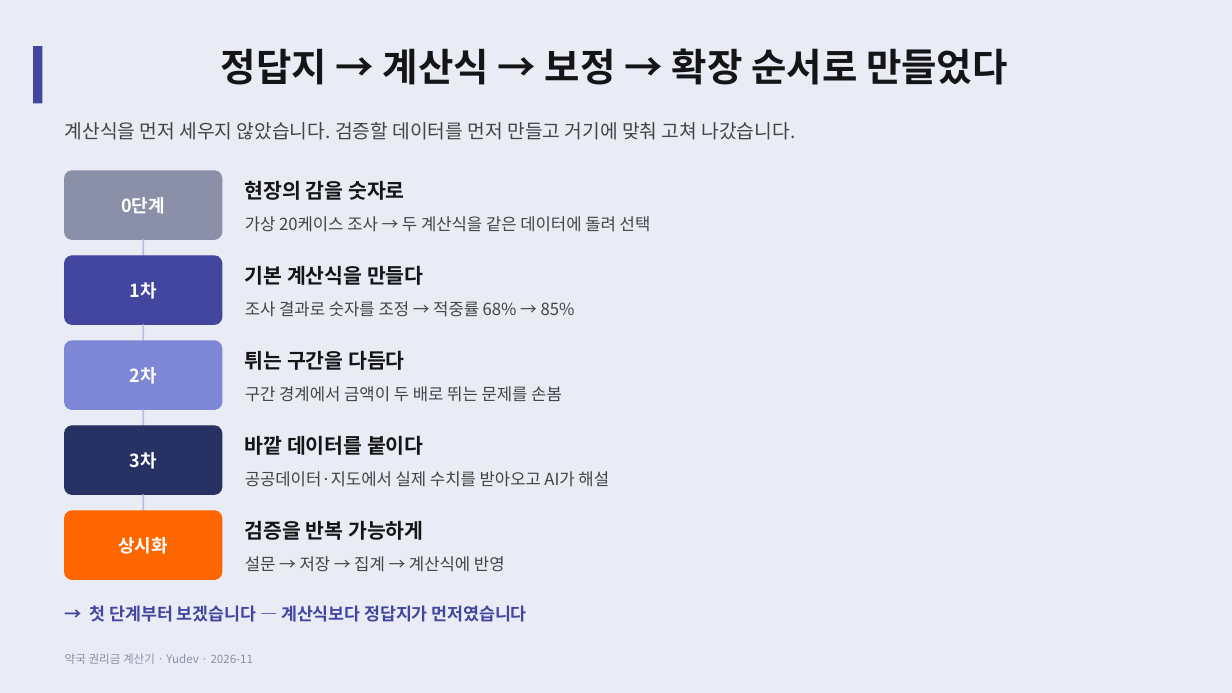
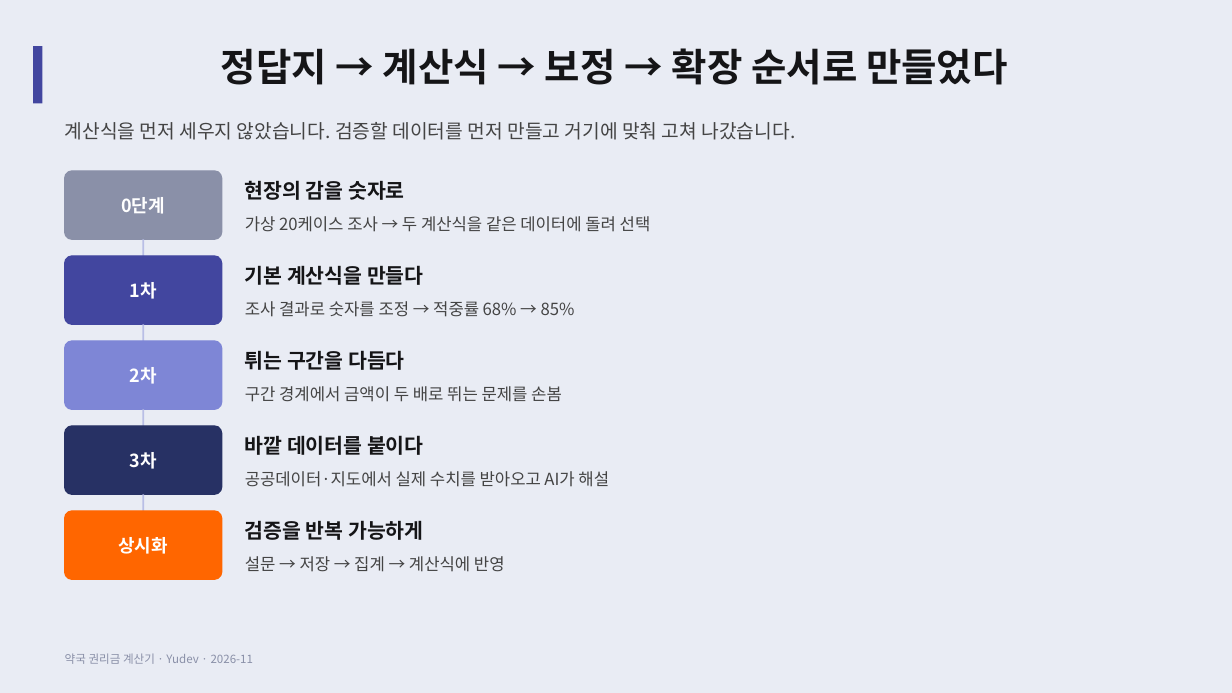
Before and after one commit to YUSEONCHUN/calculating, a slide deck: slide 7 of doc/slides/권리금계산기_프로젝트.pptx. Drawn at 1232x693 pixels with LibreOffice and Linux fonts; fonts in the diff are those of the drawing. Boxes give left, top, right and bottom in pixels: in the first picture for what was removed or moved away, otherwise in the second. Text is boxed around its words. In the diff, an @@ line names an element or a change of style, - is before the commit and + after.

```diff
--- a/doc/slides/권리금계산기_프로젝트.pptx
+++ b/doc/slides/권리금계산기_프로젝트.pptx
@@ text removed at [90,605,527,622] @@
-→ 첫 단계부터 보겠습니다 — 계산식보다 정답지가 먼저였습니다
```
Also in this commit, not shown: 13 other slides changed, 2 other files.
